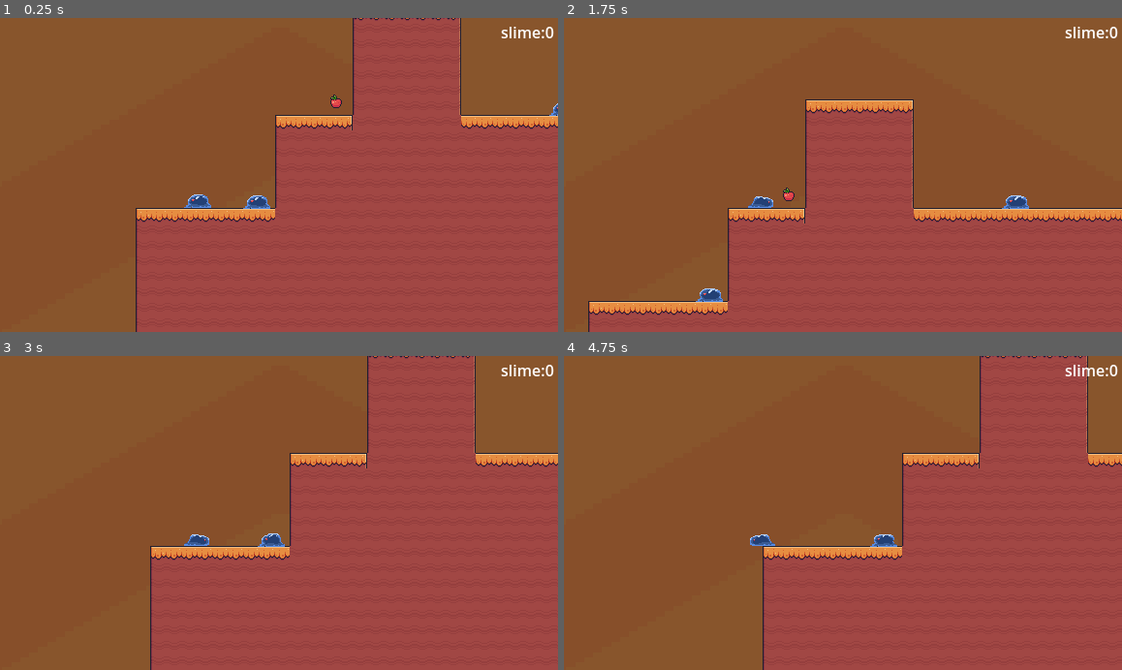
Above: before the commit, frames 1-4 (two rows, left to right).
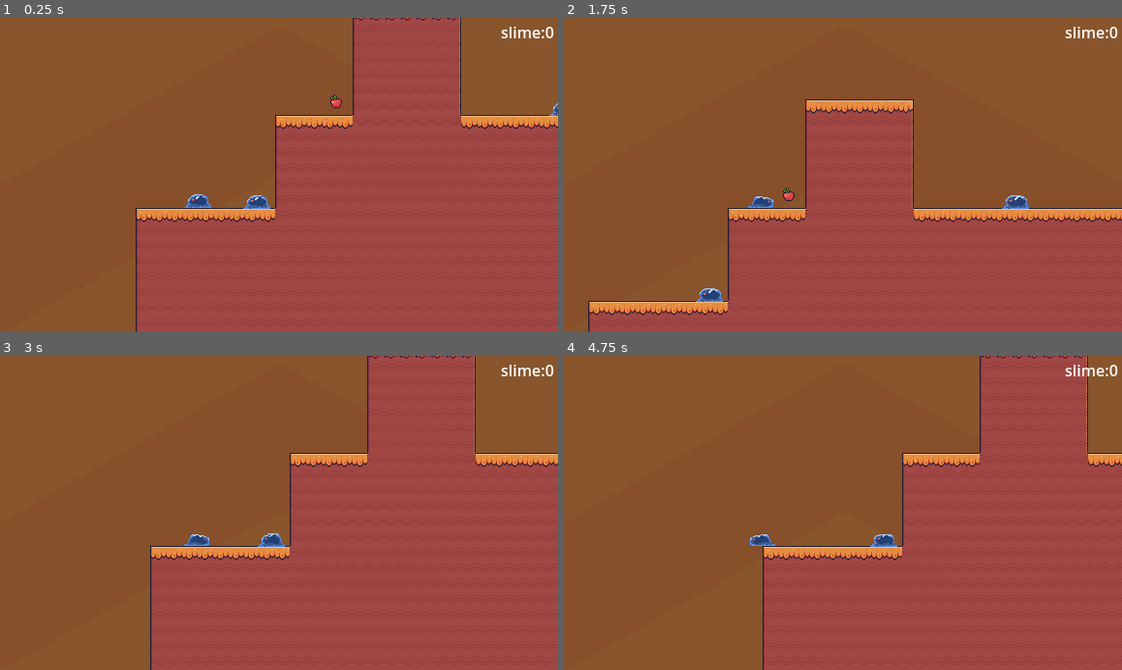
Above: after the commit, the same moments.

Repository: Yanndri/Slime-Climbers
Game: Godot game, scene res://main.tscn
Two runs of this game, one before a commit and one after it. Both use one fixed random seed, a clock stepped at 60 frames per second and the inputs below. The engine's default icon, where the game draws it, is replaced by a stand-in: a white triangle on a blue panel in a dark square.
Inputs:
- Up to frame 1 (0.25 s): no input
- Up to frame 2 (1.75 s): tap Enter (ui_accept) at 0.5, 0.77, 1.52 s; hold Right (ui_right) from 0.53 s (still down)
- Up to frame 3 (3 s): release Right (ui_right) at 2.03 s; hold Left (ui_left) 2.03-2.78 s; hold Right (ui_right) from 2.78 s (still down)
- Up to frame 4 (4.75 s): tap Enter (ui_accept) at 3.02, 3.77, 4.52 s; release Right (ui_right) at 4.28 s; hold Left (ui_left) from 4.28 s (still down)

The runs differ from the first frame. In frame 1, less than 0.1% of the frame differs, in the area x 60-64%, y 31-36%; in frame 2, less than 0.1%; in frame 3, less than 0.1%; in frame 4, less than 0.1%.

Commit message:
loadingresources

Diff:
--- a/level_1.tscn
+++ b/level_1.tscn
@@ -11,7 +11,7 @@
 
 [node name="TileMap" parent="." instance=ExtResource("1_10w8y")]
 position = Vector2(-639, 10)
-layer_0/tile_data = PackedInt32Array(131066, 458752, 0, 1966 …(13682 unchanged characters)… 52, 4, -393168, 458752, 65540, -393167, 524288, 65540, -393166, 458752, 65541, -393165, 45875 …(10300 unchanged characters)…
+layer_0/tile_data = PackedInt32Array(131066, 458752, 0, 1966 …(13682 unchanged characters)… 52, 4, -393168, 458752, 65540, -393167, 458752, 4, -393166, 458752, 65541, -393165, 45875 …(10300 unchanged characters)…
 
 [node name="NPCs" type="Node2D" parent="."]
 
--- a/power_up.tscn
+++ b/power_up.tscn
@@ -2,6 +2,21 @@
 
 [ext_resource type="Script" path="res://Power-up.gd" id="1_blusf"]
 [ext_resource type="Texture2D" uid="uid://mw7mrsuo7pqx" path="res://Art/Pixel Adventure Sprites/Items/Fruits/Apple.png" id="2_hbco0"]
+
+[sub_resource type="Animation" id="Animation_y3tjj"]
+length = 0.001
+tracks/0/type = "value"
+tracks/0/imported = false
+tracks/0/enabled = true
+tracks/0/path = NodePath("Apple:frame")
+tracks/0/interp = 1
+tracks/0/loop_wrap = true
+tracks/0/keys = {
+"times": PackedFloat32Array(0),
+"transitions": PackedFloat32Array(1),
+"update": 1,
+"values": [0]
+}
 
 [sub_resource type="Animation" id="Animation_013by"]
 resource_name = "apple"
@@ -30,21 +45,6 @@
 "transitions": PackedFloat32Array(1, 1, 1, 1, 1, 1, 1, 1, 1, 1, 1, 1, 1, 1, 1, 1, 1),
 "update": 1,
 "values": [0, 1, 2, 3, 4, 5, 6, 7, 8, 9, 10, 11, 12, 13, 13, 14, 15]
-}
-
-[sub_resource type="Animation" id="Animation_y3tjj"]
-length = 0.001
-tracks/0/type = "value"
-tracks/0/imported = false
-tracks/0/enabled = true
-tracks/0/path = NodePath("Apple:frame")
-tracks/0/interp = 1
-tracks/0/loop_wrap = true
-tracks/0/keys = {
-"times": PackedFloat32Array(0),
-"transitions": PackedFloat32Array(1),
-"update": 1,
-"values": [0]
 }
 
 [sub_resource type="AnimationLibrary" id="AnimationLibrary_2vhck"]
